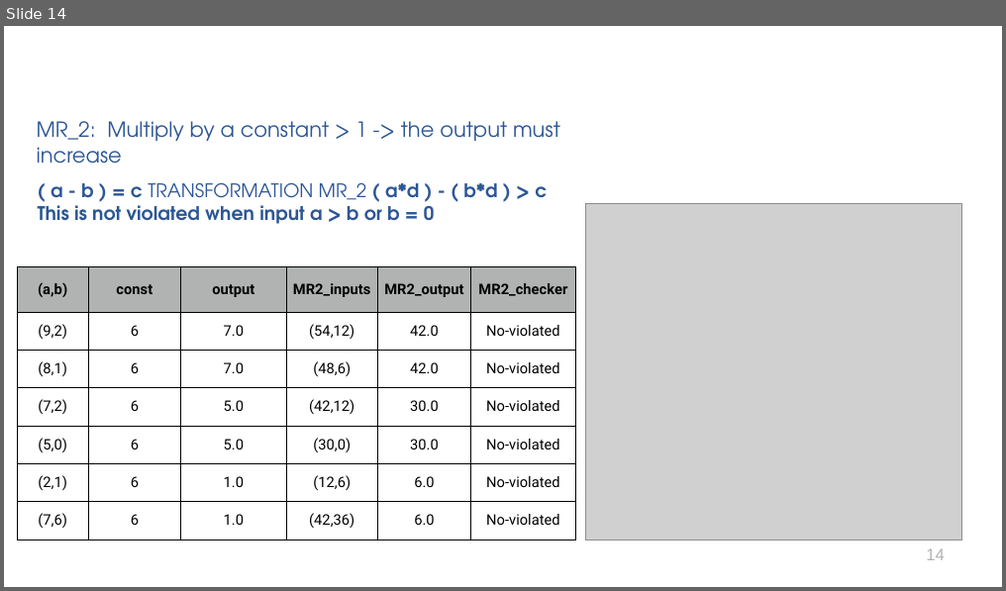
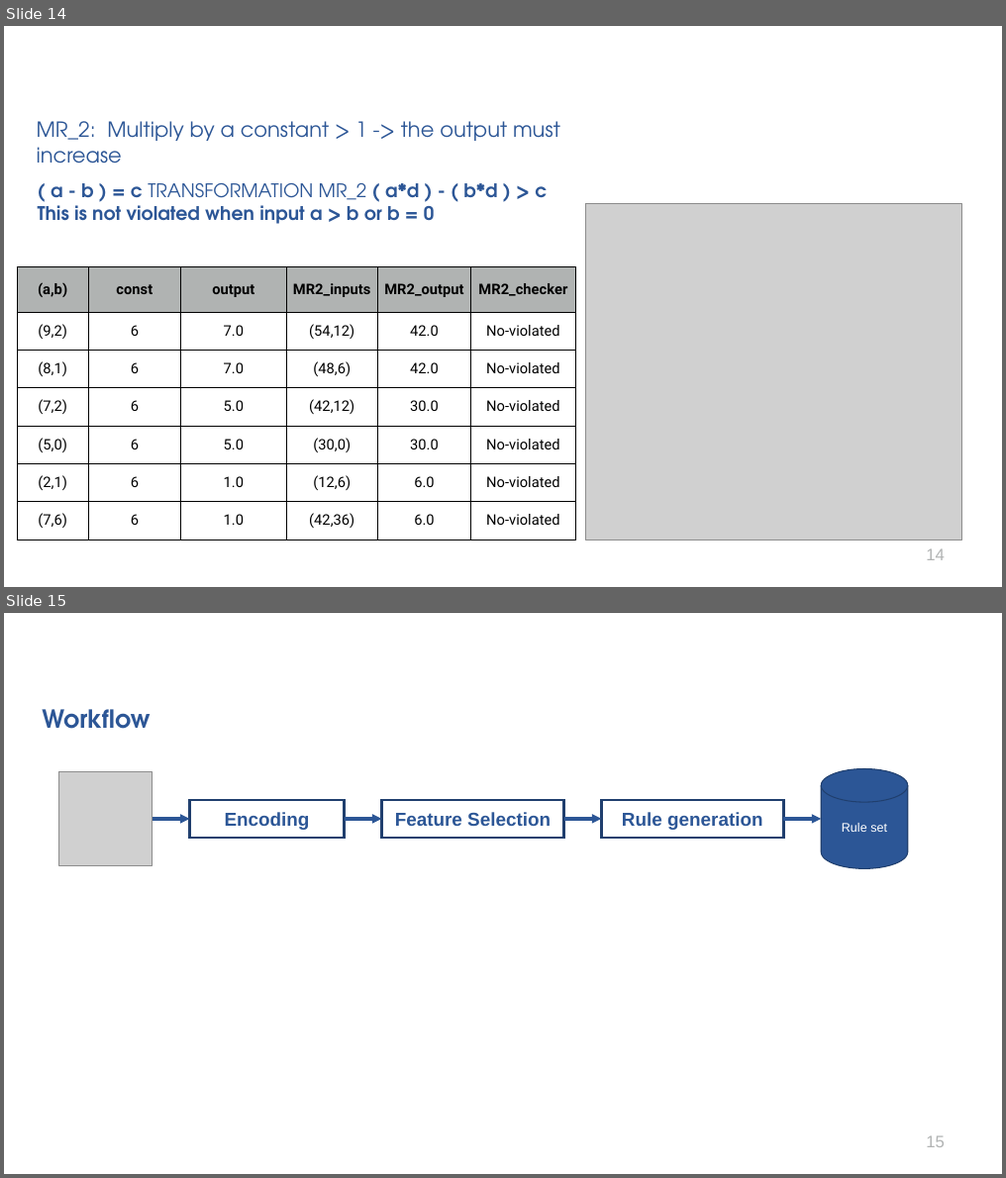
Before and after one commit to aduquet/PhDStuff_repo, a slide deck: ProgressMeetings/Oct_13_22.pptx. Shown one above the other, each under a label of ours: slide 14 before the commit, slides 14 and 15 after it. The pictures are 1006x591 and 1006x1178 pixels, drawn with LibreOffice and Linux fonts; fonts in the diff are those of the drawing; grey boxes stand for pictures; background and template pictures are left out. Boxes give left, top, right and bottom in pixels: in the first picture for what was removed or moved away, otherwise in the second. Text is boxed around its words. In the diff, an @@ line names an element or a change of style, - is before the commit and + after.

```diff
--- a/ProgressMeetings/Oct_13_22.pptx
+++ b/ProgressMeetings/Oct_13_22.pptx
@@ slide 15 added at [4, 613, 1002, 1174], background #FFFFFF @@
@@ text added at [42, 709, 151, 729], 24 pt, text #2C5696, bold @@
+Workflow
@@ picture added at [58, 772, 152, 866] @@
@@ cylinder added at [822, 768, 908, 868], fill #2C5696, outline #21406F 1 pt, 12 pt, text #FFFFFF @@
+Rule set
@@ arrow added from (152, 819) to (190, 819), #2C5696 3 pt @@
@@ rectangle added at [190, 800, 344, 838], outline #21406F 2.25 pt, 18 pt, text #2C5696, bold @@
+Encoding
@@ arrow added from (345, 819) to (382, 819), #2C5696 3 pt @@
@@ rectangle added at [382, 800, 564, 838], outline #21406F 2.25 pt, 18 pt, text #2C5696, bold @@
+Feature Selection
@@ arrow added from (564, 819) to (601, 819), #2C5696 3 pt @@
@@ rectangle added at [601, 800, 784, 838], outline #21406F 2.25 pt, 18 pt, text #2C5696, bold @@
+Rule generation
@@ arrow added from (784, 819) to (822, 819), #2C5696 3 pt @@
@@ page number added at [926, 1136, 944, 1148], 16 pt, text #B1B3B3 @@
+15
```
Also in this commit, not shown: 1 slide changed, 2 other files.
